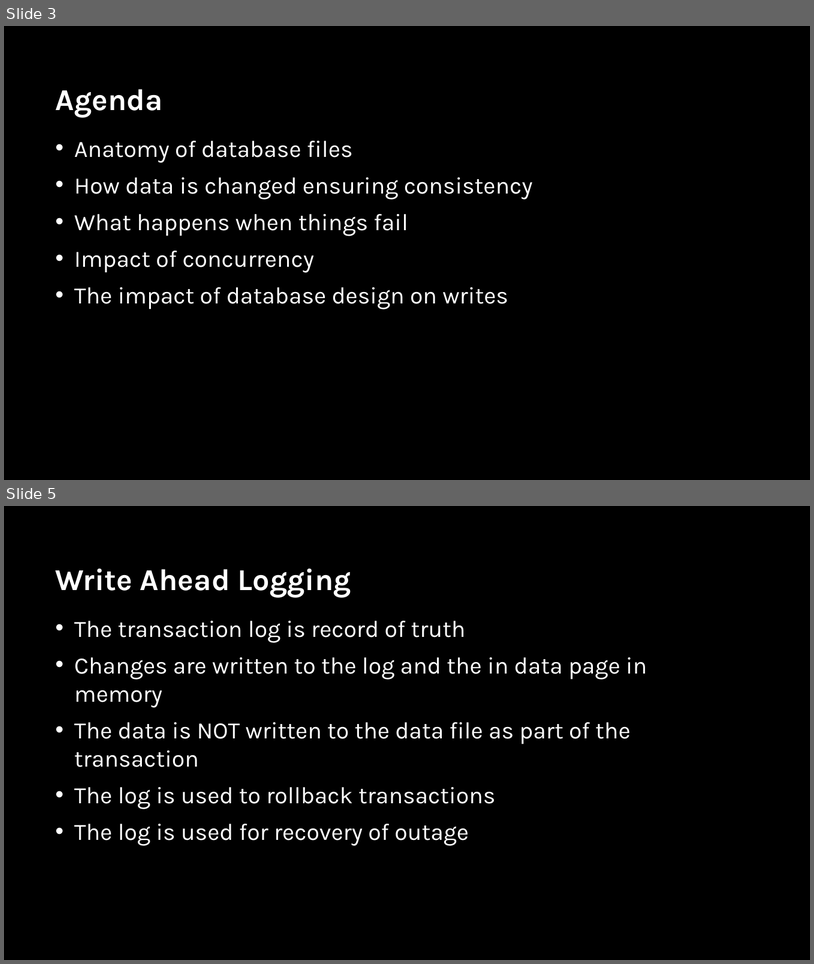
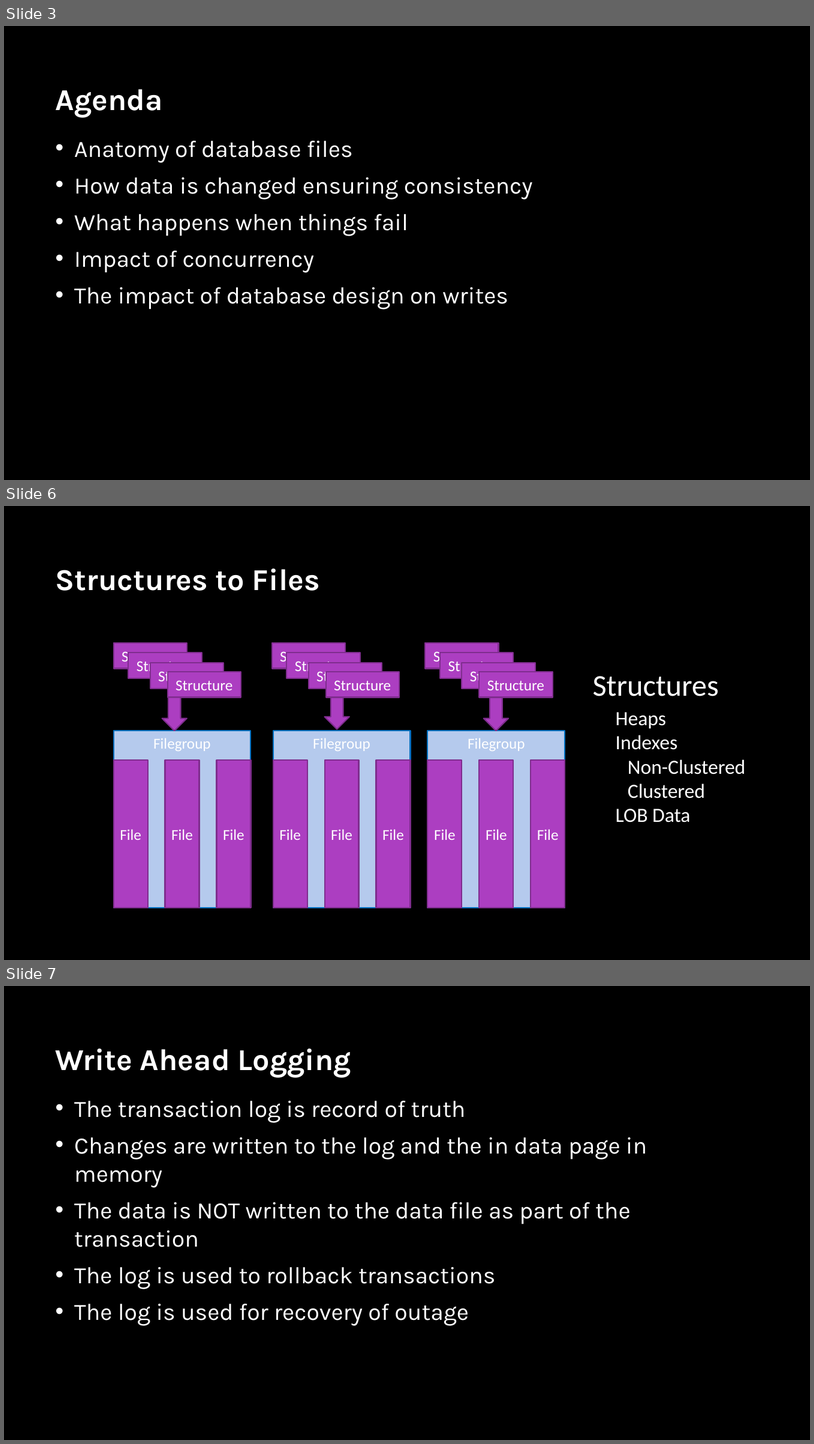
Before and after one commit to sabinio/SQLTraining, a slide deck: Slides/1. Logging.pptx. Shown one above the other, each under a label of ours: slides 3 and 5 before the commit, slides 3, 6 and 7 after it; the slides between them are not shown. The pictures are 814x964 and 814x1444 pixels, drawn with LibreOffice and Linux fonts; fonts in the diff are those of the drawing; background and template pictures are left out. Boxes give left, top, right and bottom in pixels: in the first picture for what was removed or moved away, otherwise in the second. Text is boxed around its words. In the diff, an @@ line names an element or a change of style, - is before the commit and + after.

```diff
--- a/Slides/1. Logging.pptx
+++ b/Slides/1. Logging.pptx
@@ slide 6 added at (4, 506, 810, 960), background picture (left out) @@
@@ title added at (56, 568, 320, 591), 36 pt, text #FFFFFF, bold @@
+Structures to Files
@@ rectangle added at (113, 643, 186, 669), fill #AC3EC1, outline #7F2E8F 1.5 pt, 18 pt, text #FFFFFF @@
+Structure
@@ rectangle added at (272, 643, 345, 669), fill #AC3EC1, outline #7F2E8F 1.5 pt, 18 pt, text #FFFFFF @@
+Structure
@@ rectangle added at (426, 643, 499, 669), fill #AC3EC1, outline #7F2E8F 1.5 pt, 18 pt, text #FFFFFF @@
+Structure
@@ rectangle added at (129, 652, 202, 678), fill #AC3EC1, outline #7F2E8F 1.5 pt, 18 pt, text #FFFFFF @@
+Structure
@@ rectangle added at (150, 663, 224, 688), fill #AC3EC1, outline #7F2E8F 1.5 pt, 18 pt, text #FFFFFF @@
+Structure
@@ rectangle added at (287, 652, 360, 678), fill #AC3EC1, outline #7F2E8F 1.5 pt, 18 pt, text #FFFFFF @@
+Structure
@@ rectangle added at (309, 663, 382, 688), fill #AC3EC1, outline #7F2E8F 1.5 pt, 18 pt, text #FFFFFF @@
+Structure
@@ rectangle added at (440, 652, 513, 678), fill #AC3EC1, outline #7F2E8F 1.5 pt, 18 pt, text #FFFFFF @@
+Structure
@@ rectangle added at (462, 663, 535, 688), fill #AC3EC1, outline #7F2E8F 1.5 pt, 18 pt, text #FFFFFF @@
+Structure
@@ rectangle added at (167, 671, 240, 697), fill #AC3EC1, outline #7F2E8F 1.5 pt, 18 pt, text #FFFFFF @@
+Structure
@@ rectangle added at (326, 671, 399, 697), fill #AC3EC1, outline #7F2E8F 1.5 pt, 18 pt, text #FFFFFF @@
+Structure
@@ rectangle added at (479, 671, 552, 697), fill #AC3EC1, outline #7F2E8F 1.5 pt, 18 pt, text #FFFFFF @@
+Structure
@@ text added at (593, 676, 719, 696), 36 pt, text #FFFFFF @@
+Structures
@@ down arrow added at (162, 697, 186, 730), fill #AC3EC1, outline #7F2E8F 1.5 pt @@
@@ down arrow added at (324, 696, 350, 729), fill #AC3EC1, outline #7F2E8F 1.5 pt @@
@@ down arrow added at (484, 697, 509, 730), fill #AC3EC1, outline #7F2E8F 1.5 pt @@
@@ text added at (616, 712, 746, 822), 24 pt, text #FFFFFF @@
+Heaps
+Indexes
+Non-Clustered
+Clustered
+LOB Data
@@ rectangle added at (113, 730, 251, 907), fill #B5CAED, outline #0070C0 1.5 pt, 18 pt, text #FFFFFF @@
+Filegroup
@@ rectangle added at (273, 730, 411, 907), fill #B5CAED, outline #0070C0 1.5 pt, 18 pt, text #FFFFFF @@
+Filegroup
@@ rectangle added at (428, 730, 566, 907), fill #B5CAED, outline #0070C0 1.5 pt, 18 pt, text #FFFFFF @@
+Filegroup
@@ rectangle added at (113, 760, 148, 907), fill #AC3EC1, outline #7F2E8F 1.5 pt, 18 pt, text #FFFFFF @@
+File
@@ rectangle added at (165, 760, 200, 907), fill #AC3EC1, outline #7F2E8F 1.5 pt, 18 pt, text #FFFFFF @@
+File
@@ rectangle added at (217, 760, 251, 907), fill #AC3EC1, outline #7F2E8F 1.5 pt, 18 pt, text #FFFFFF @@
+File
@@ rectangle added at (273, 760, 308, 907), fill #AC3EC1, outline #7F2E8F 1.5 pt, 18 pt, text #FFFFFF @@
+File
@@ rectangle added at (324, 760, 359, 907), fill #AC3EC1, outline #7F2E8F 1.5 pt, 18 pt, text #FFFFFF @@
+File
@@ rectangle added at (377, 760, 411, 907), fill #AC3EC1, outline #7F2E8F 1.5 pt, 18 pt, text #FFFFFF @@
+File
@@ rectangle added at (428, 760, 462, 907), fill #AC3EC1, outline #7F2E8F 1.5 pt, 18 pt, text #FFFFFF @@
+File
@@ rectangle added at (479, 760, 514, 907), fill #AC3EC1, outline #7F2E8F 1.5 pt, 18 pt, text #FFFFFF @@
+File
@@ rectangle added at (531, 760, 566, 907), fill #AC3EC1, outline #7F2E8F 1.5 pt, 18 pt, text #FFFFFF @@
+File
@@ what was slide 5 is now slide 7 @@
```
Also in this commit, not shown: 5 slides changed, 5 other slides added, 1 other file.
